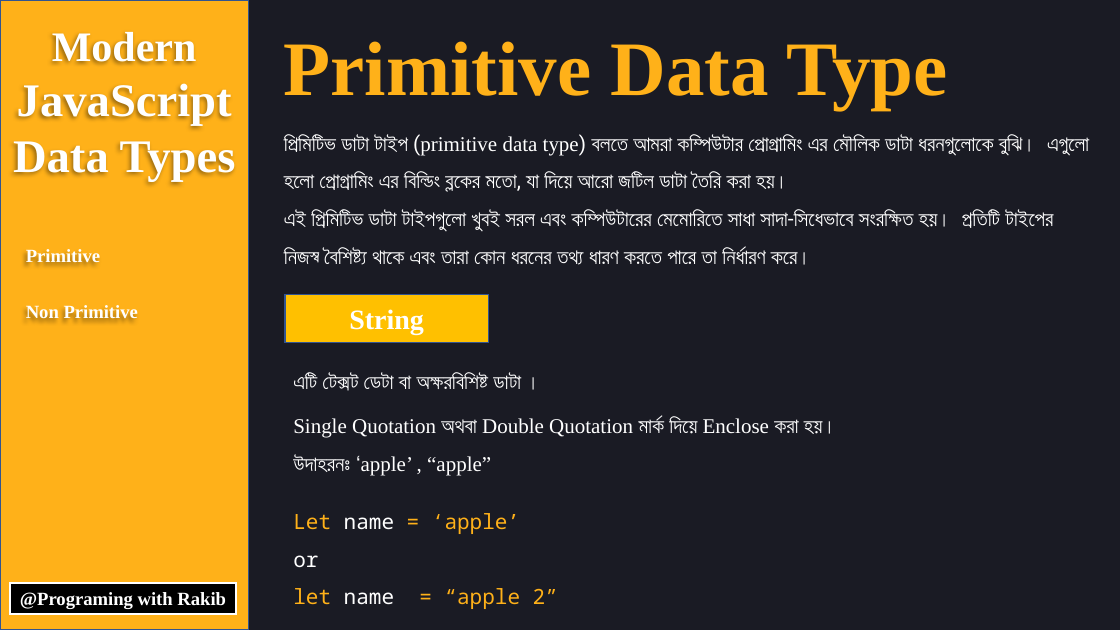
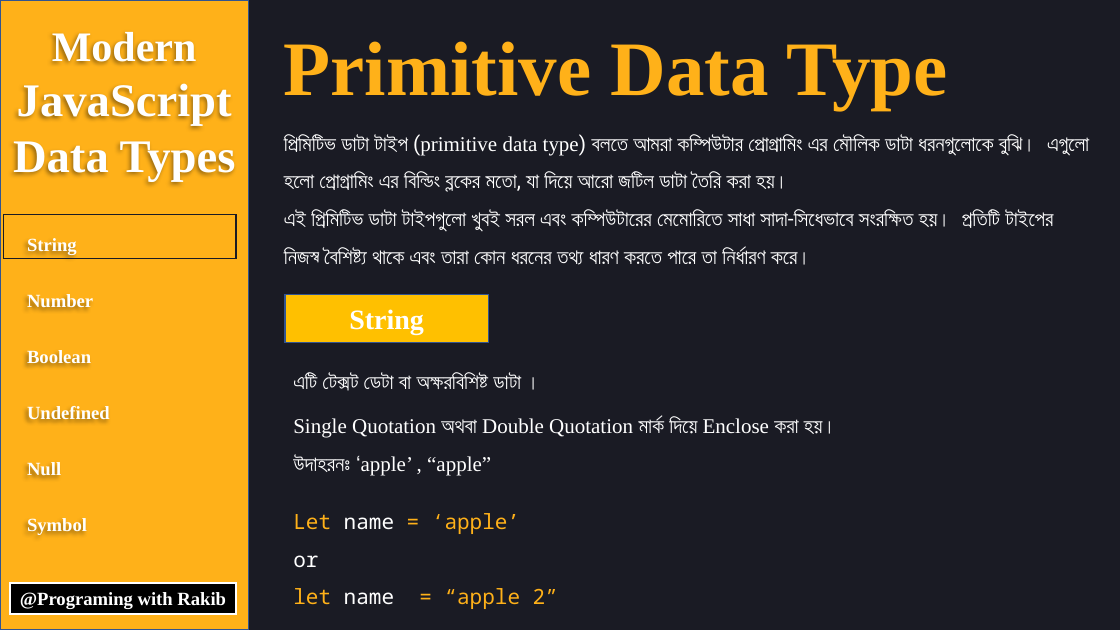
Before and after one commit to rakibmiah99/tutorial-resource, a slide deck: slide 3 of Javascript/data_types.pptx. Drawn at 1120x630 pixels with LibreOffice and Linux fonts; fonts in the diff are those of the drawing. Boxes give left, top, right and bottom in pixels: in the first picture for what was removed or moved away, otherwise in the second. Text is boxed around its words. In the diff, an @@ line names an element or a change of style, - is before the commit and + after.

```diff
--- a/Javascript/data_types.pptx
+++ b/Javascript/data_types.pptx
@@ rectangle added at [3, 215, 236, 259], outline #1A1B24 1 pt @@
@@ text added at [27, 238, 110, 535], 16 pt, text #FFFFFF, bold @@
+String
+Number
+Boolean
+Undefined
+Null
+Symbol
@@ text removed at [26, 249, 138, 320] @@
-Primitive
-Non Primitive
```
Also in this commit, not shown: 1 other slide changed, 13 other files.
